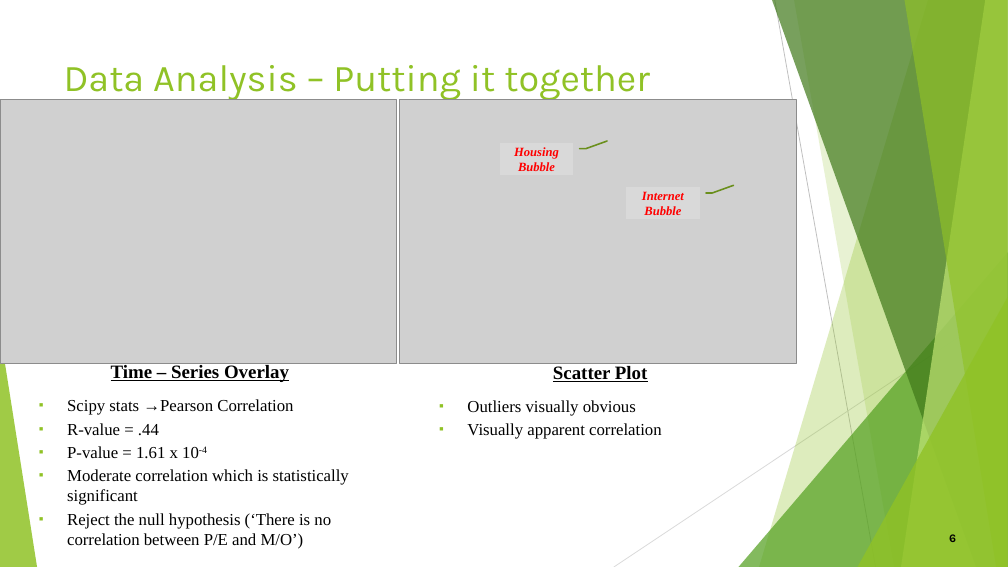
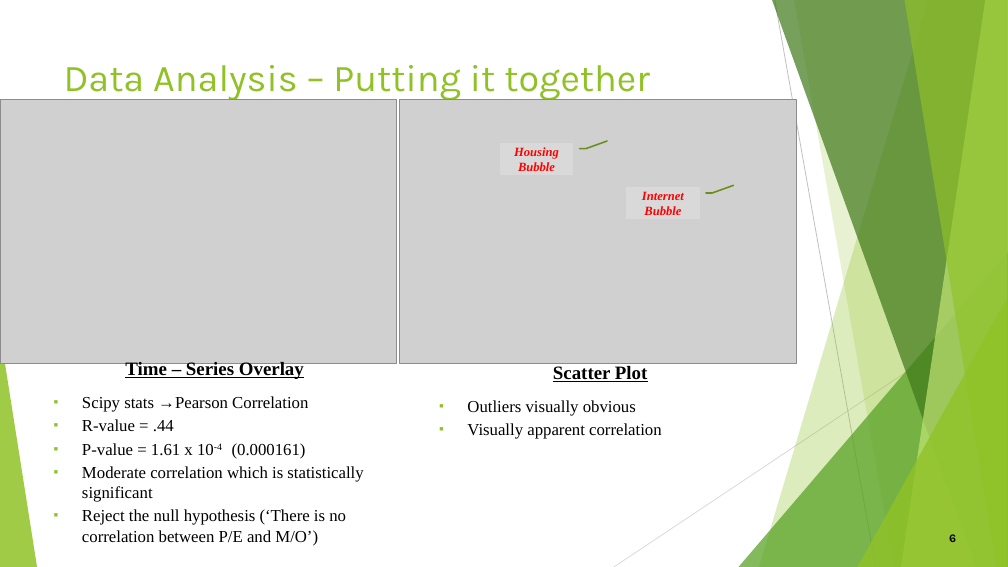
Before and after one commit to hgfowler08/project1, a slide deck: slide 6 of Age and Stock Prices_HAVE_Nots_28Jul18.pptx. Drawn at 1008x567 pixels with LibreOffice and Linux fonts; fonts in the diff are those of the drawing; grey boxes stand for pictures. Boxes give left, top, right and bottom in pixels: in the first picture for what was removed or moved away, otherwise in the second. Text is boxed around its words. In the diff, an @@ line names an element or a change of style, - is before the commit and + after.

Commit message:
update powerpoint

```diff
--- a/Age and Stock Prices_HAVE_Nots_28Jul18.pptx
+++ b/Age and Stock Prices_HAVE_Nots_28Jul18.pptx
@@ text "Time – Series Overlay": place and size @@
-text "Time – Series Overlay" at box(67, 365, 349, 549)
+text "Time – Series Overlay" at box(82, 362, 363, 546)
@@ text at box(82, 443, 306, 459): text changed @@
-▪ P-value = 1.61 x 10-4
+▪ P-value = 1.61 x 10-4 (0.000161)
```
Also in this commit, not shown: 2 other slides changed.
